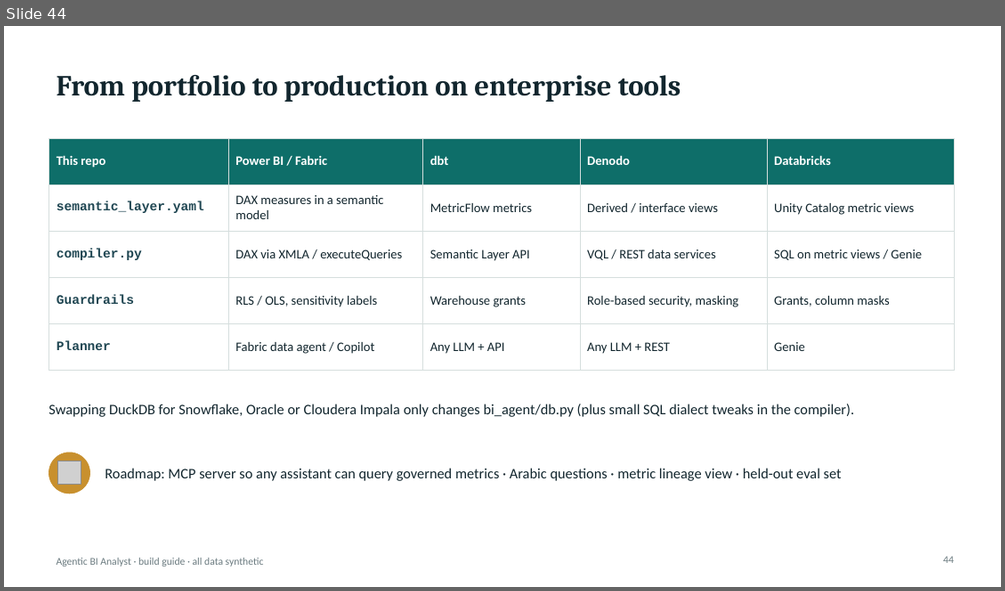
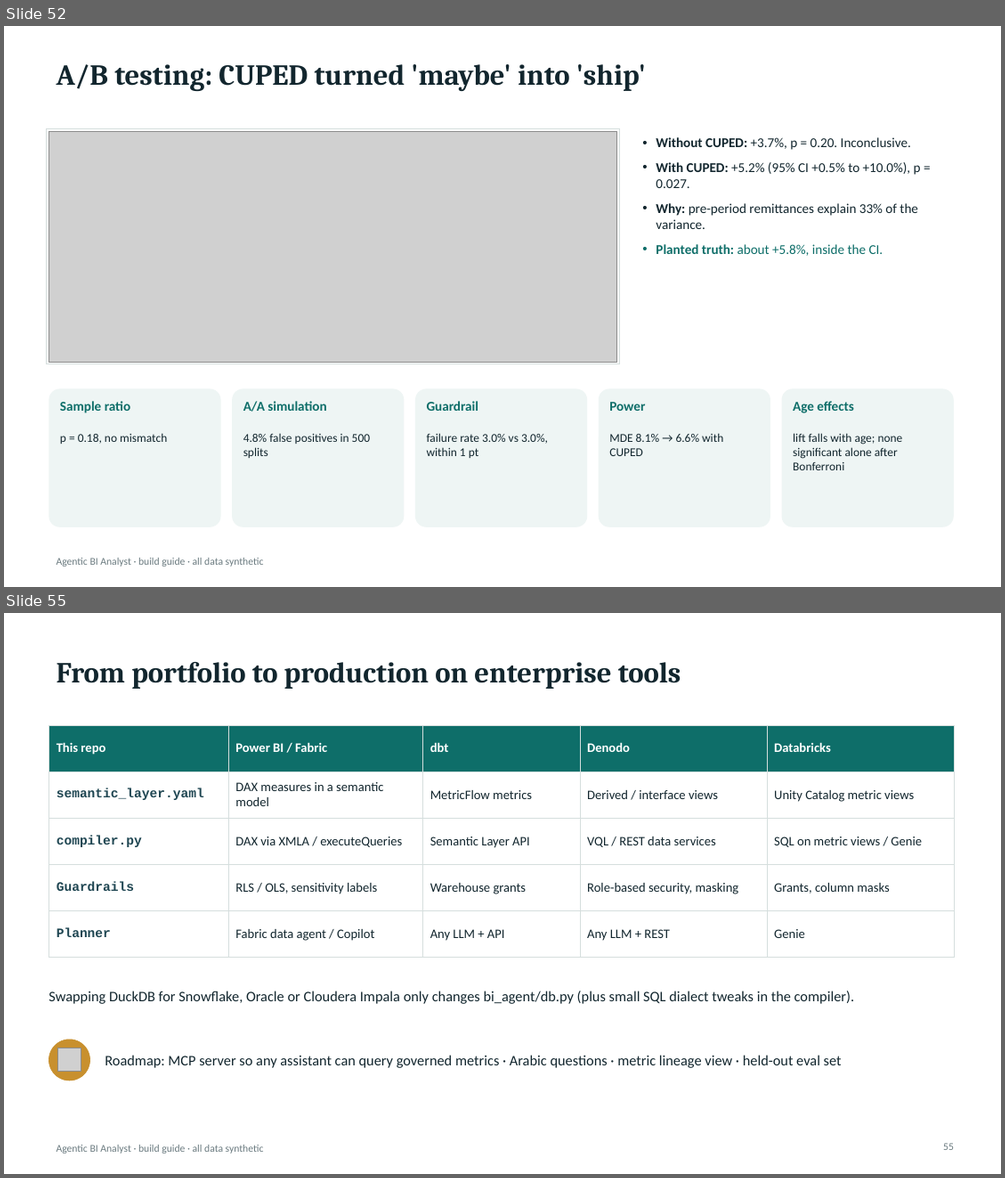
Before and after one commit to vickarzz/agentic-bi-analyst, a slide deck: docs/presentation/Agentic_BI_Analyst_Build_Guide.pptx. Shown one above the other, each under a label of ours: slide 44 before the commit, slides 52 and 55 after it; the slides between them are not shown. The pictures are 1005x591 and 1005x1178 pixels, drawn with LibreOffice and Linux fonts; fonts in the diff are those of the drawing; grey boxes stand for pictures. Boxes give left, top, right and bottom in pixels: in the first picture for what was removed or moved away, otherwise in the second. Text is boxed around its words. In the diff, an @@ line names an element or a change of style, - is before the commit and + after.

Commit message:
Add Data Science Lab: causal inference, churn model, forecasting, A/B testing, segmentation

```diff
--- a/docs/presentation/Agentic_BI_Analyst_Build_Guide.pptx
+++ b/docs/presentation/Agentic_BI_Analyst_Build_Guide.pptx
@@ slide 52 added at <box>4,26,1001,587</box>, background #FFFFFF; not listed: 1 template element that a slide beside it also shows @@
@@ title added at <box>57,64,646,91</box>, 28 pt, text #12262E, bold @@
+A/B testing: CUPED turned 'maybe' into 'ship'
@@ rectangle added at <box>47,129,619,364</box>, fill #FFFFFF, outline #D5DEDD 0.75 pt @@
@@ picture added at <box>48,131,617,362</box> @@
@@ text added at <box>655,137,921,256</box>, 13 pt, text #12262E @@
+• Without CUPED: +3.7%, p = 0.20. Inconclusive.
+• With CUPED: +5.2% (95% CI +0.5% to +10.0%), p = 0.027.
+• Why: pre-period remittances explain 33% of the variance.
+• Planted truth: about +5.8%, inside the CI.
@@ rounded rectangle added at <box>48,389,221,527</box>, fill #EEF5F4 @@
@@ rounded rectangle added at <box>232,389,404,527</box>, fill #EEF5F4 @@
@@ rounded rectangle added at <box>415,389,587,527</box>, fill #EEF5F4 @@
@@ rounded rectangle added at <box>599,389,770,527</box>, fill #EEF5F4 @@
@@ rounded rectangle added at <box>782,389,954,527</box>, fill #EEF5F4 @@
@@ text added at <box>60,401,130,413</box>, 13 pt, text #0E6E69, bold @@
+Sample ratio
@@ text added at <box>243,401,326,411</box>, 13 pt, text #0E6E69, bold @@
+A/A simulation
@@ text added at <box>427,401,478,410</box>, 13 pt, text #0E6E69, bold @@
+Guardrail
@@ text added at <box>609,402,645,410</box>, 13 pt, text #0E6E69, bold @@
+Power
@@ text added at <box>793,401,854,413</box>, 13 pt, text #0E6E69, bold @@
+Age effects
@@ text added at <box>60,433,167,443</box>, 11.5 pt, text #12262E @@
+p = 0.18, no mismatch
@@ text added at <box>243,433,370,458</box>, 11.5 pt, text #12262E @@
+4.8% false positives in 500 splits
@@ text added at <box>427,433,548,458</box>, 11.5 pt, text #12262E @@
+failure rate 3.0% vs 3.0%, within 1 pt
@@ text added at <box>609,433,723,456</box>, 11.5 pt, text #12262E @@
+MDE 8.1% → 6.6% with CUPED
@@ text added at <box>793,433,903,470</box>, 11.5 pt, text #12262E @@
+lift falls with age; none significant alone after Bonferroni
@@ what was slide 44 is now slide 55 @@
@@ page number at <box>943,1143,954,1150</box>: text changed @@
-44
+55
```
Also in this commit, not shown: 10 slides changed, 10 other slides added, 47 other files.
